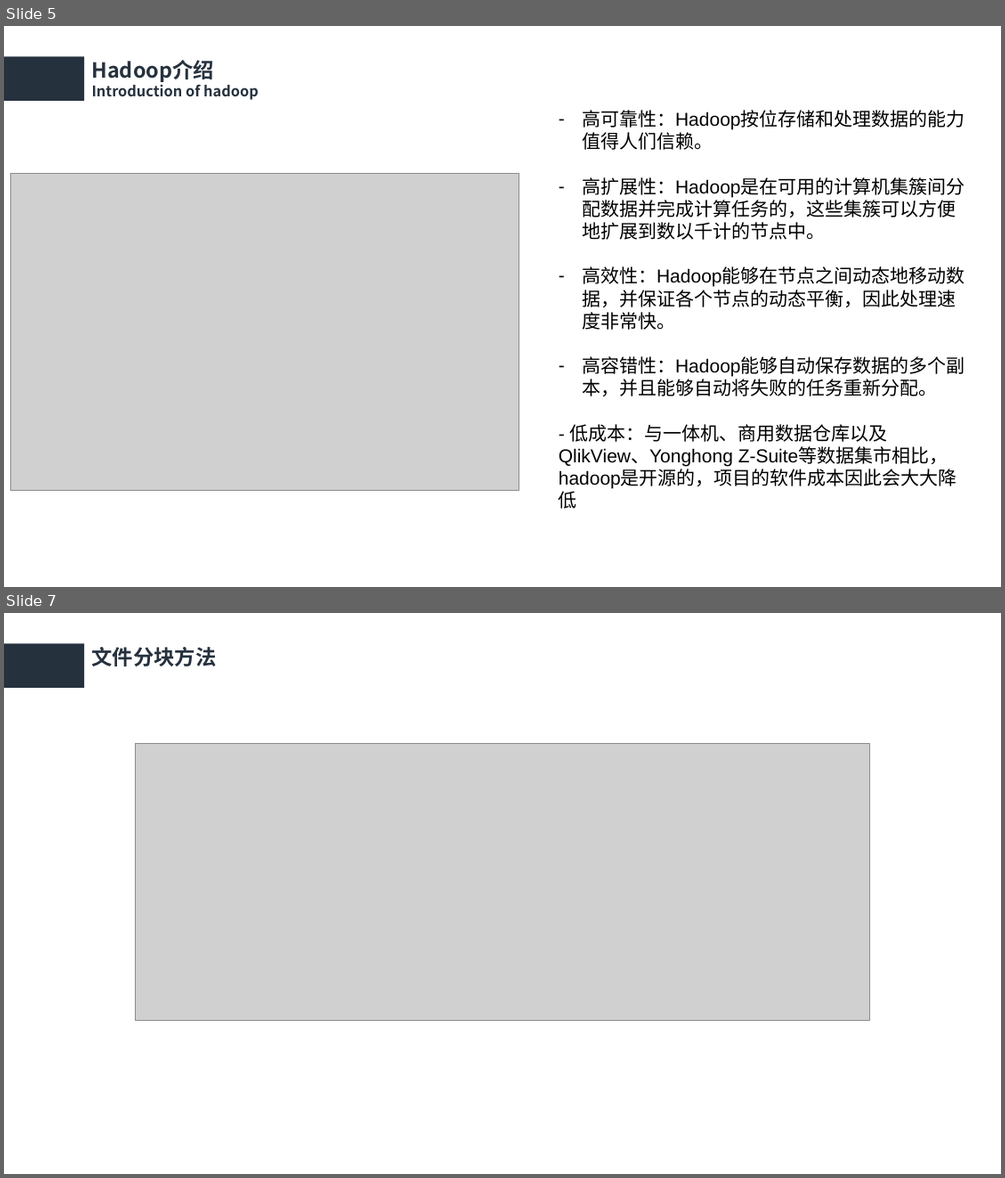
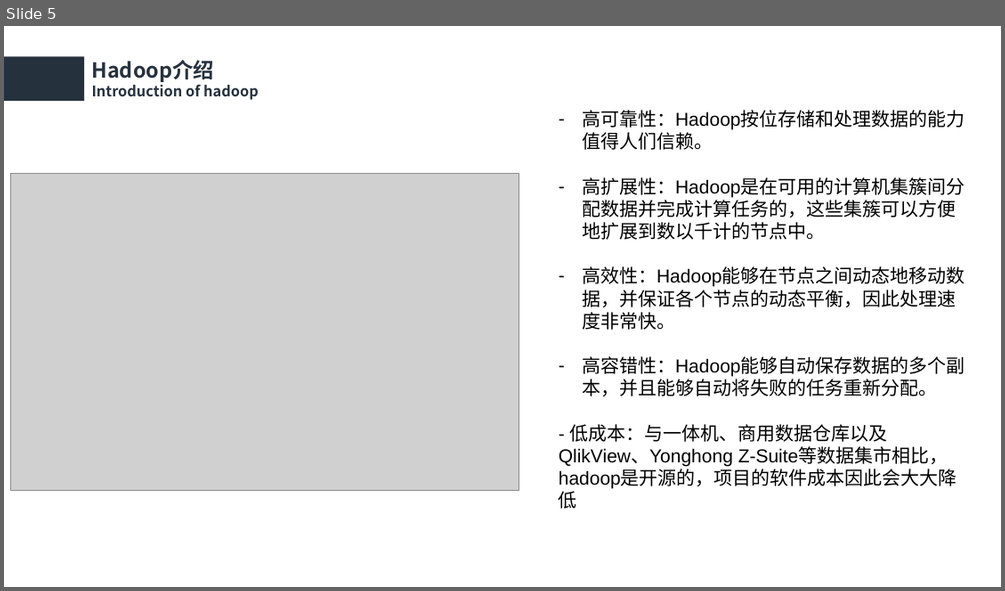
Before and after one commit to Sry-maker/Cloud-computing, a slide deck: 云计算答辩PPT.pptx. Shown one above the other, each under a label of ours: slides 5 and 7 before the commit, slide 5 after it; the slides between them are not shown. The pictures are 1005x1178 and 1005x591 pixels, drawn with LibreOffice and Linux fonts; fonts in the diff are those of the drawing; grey boxes stand for pictures. Boxes give left, top, right and bottom in pixels: in the first picture for what was removed or moved away, otherwise in the second. Text is boxed around its words. In the diff, an @@ line names an element or a change of style, - is before the commit and + after.

```diff
--- a/云计算答辩PPT.pptx
+++ b/云计算答辩PPT.pptx
@@ slide 7 removed at (4, 613, 1001, 1174), background #FFFFFF @@
@@ rectangle removed at (4, 643, 84, 688) @@
@@ text removed at (92, 647, 217, 666) @@
-文件分块方法
@@ picture removed at (135, 744, 870, 1021) @@
```
Also in this commit, not shown: 1 slide changed, 2 slides added, 1 other file.
